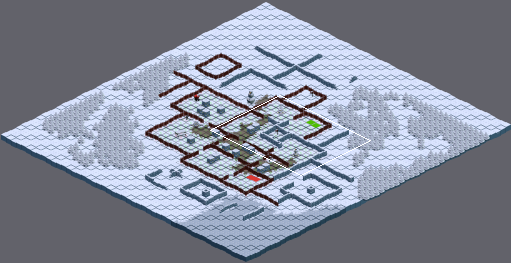
Two versions of a level (Tiled map (JSON), TBSA/Bin/Data/Tiled/5_Playground.json). Above, an overview of the earlier version with the close-up marked.
Close-up. Old version:
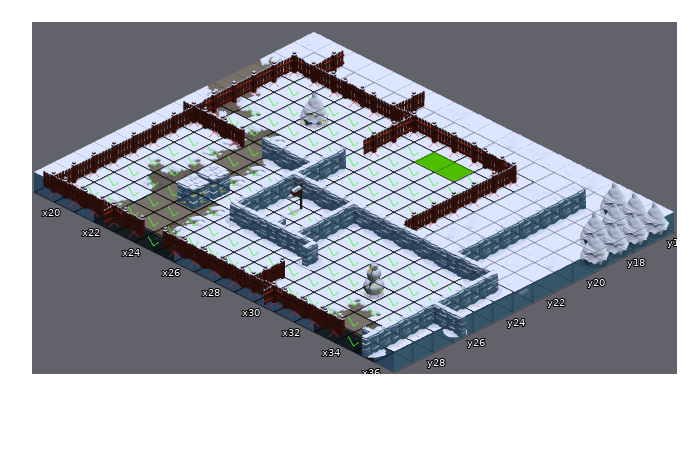
Cells are 128x64 px. Isometric: x runs down to the right, y down to the left. Shown: x 19..36, y 16..29. The commit also changed other parts of the map, which this record leaves out.
The result:
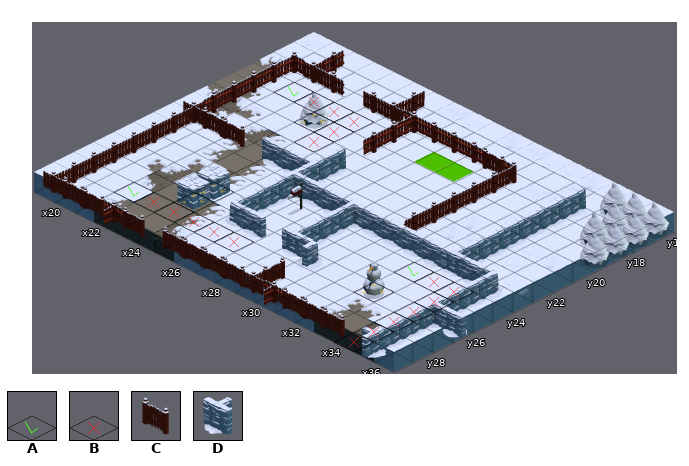
Key: from "_dataTileSheet": A 0, B 1; from "tileSheetWalls": C 0, D 57.
_ is an empty cell.
Tiles of an added or newly shown layer are drawn over the layers below it.
What changed:
Layer "_Room_1" (now hidden):
The edit erases tile A in row 18 at x 21 to 24 and 26 to 29; in row 19 at x 20 to 21, 23 to 24 and 26 to 29; in row 20 at x 20 to 29; in row 21 at x 20 to 24 and 26 to 29; in row 22 at x 22 and 26 to 29; in row 23 at x 20 to 24.
The edit erases tile A in row 24 at x 20 to 24, 26 to 27, 29 to 31 and 33 to 34; in row 25 at x 20 to 22, 24, 26 to 27 and 29 to 34; in row 26 at x 20 to 22, 24, 27, 30 to 31 and 33 to 34; in row 27 at x 20 and 22 to 34; in row 28 at x 20 to 28 and 30 to 34; in row 29 at x 24 and 34.
The edit erases tile B in row 17 at x 19 to 30; in row 18 at x 19, 25 and 30; in row 19 at x 19, 22, 25 and 30; in row 20 at x 19 and 30; in row 21 at x 19, 25 and 30; in row 22 at x 19 to 21, 23 to 25 and 30.
The edit erases tile B in row 23 at x 19 and 25 to 35; in row 24 at x 19, 25, 28 and 35; in row 25 at x 19, 23, 25, 28 and 35; in row 26 at x 19, 23, 25 to 26, 28 to 29, 32 and 35; in row 27 at x 19 and 35; in row 28 at x 19, 29 and 35.
The edit erases tile B in row 29 at x 19 to 23, 25 to 33 and 35.
Layer "walls":
The edit erases tile C in row 17 at x 22.
The edit erases tile D in row 26 at x 27.
Layer "_path_Enemy1" (now shown):
Tile B is added in row 18 at x 21 to 23; in rows 19 to 20 at x 23.
Layer "_path_Enemy7" (now shown):
Tile B is added in row 24 at x 33 to 34; in rows 25 to 29 at x 34.
Layer "_path_Enemy9" (now shown):
Tile B is added in row 27 at x 22 to 26.
Pixel boxes of the changes (left, top, right, bottom) in both close-ups:
changed: (34, 64, 534, 362)
